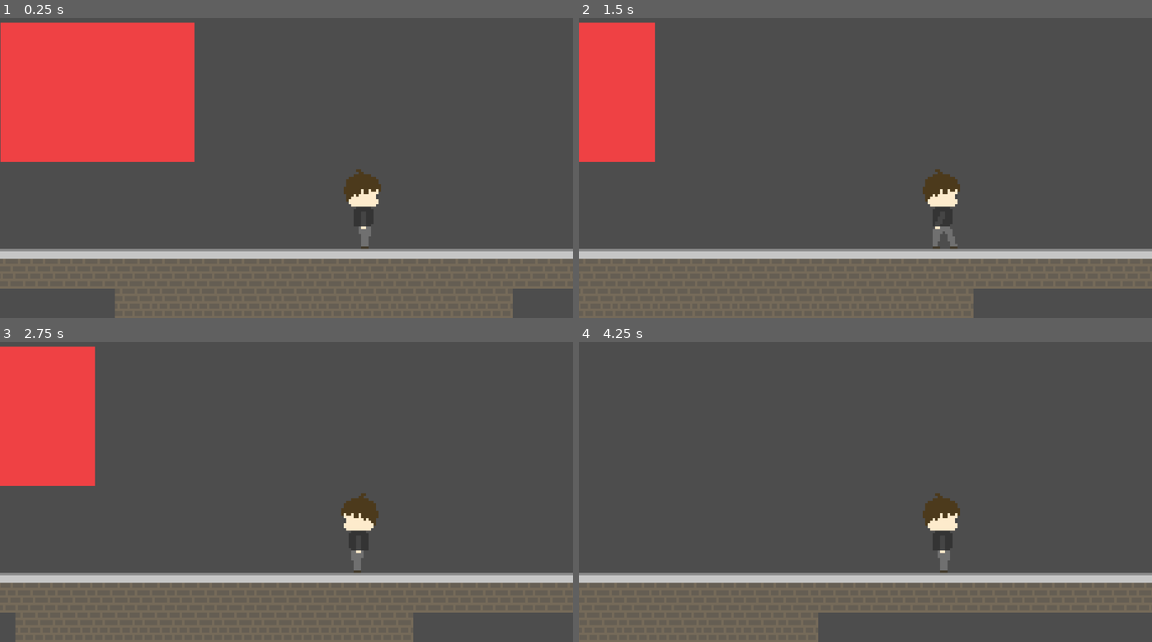
Above: before the commit, frames 1-4 (two rows, left to right).
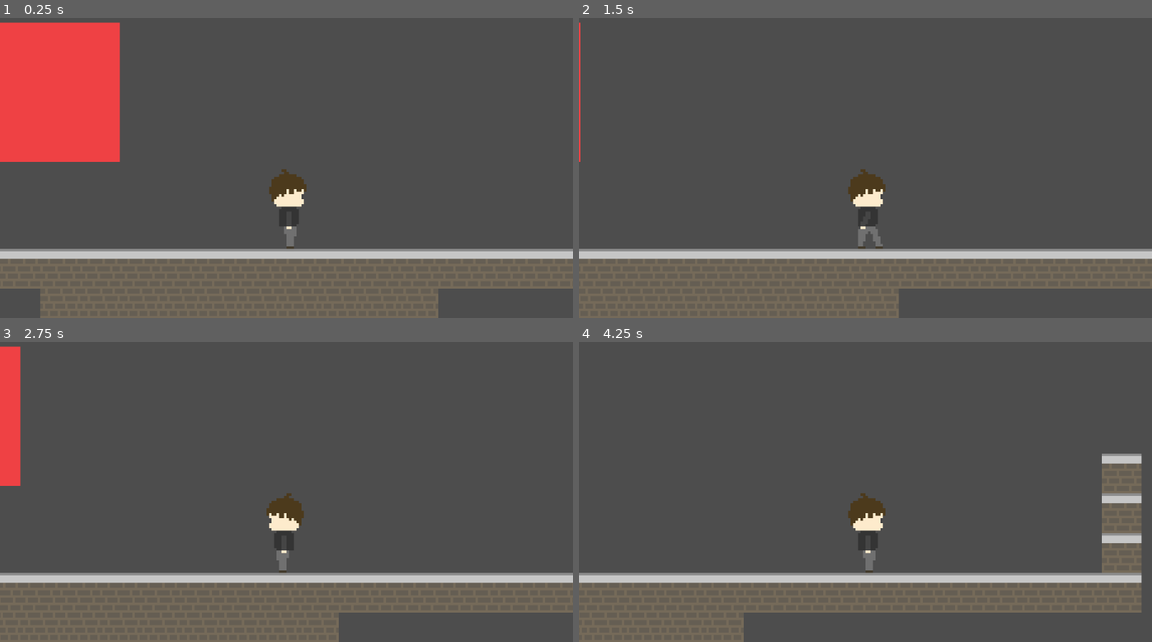
Above: after the commit, the same moments.

Repository: Jakeboiegg/railway
Game: Godot game, scene res://game.tscn
Same seed, same stepped clock (60 frames per second), same inputs: the game is played once before the commit and once after it.
Inputs (mouse positions are in pixels of both pictures, inside the frame that each line leads up to):
- Up to frame 1 (0.25 s): no input
- Up to frame 2 (1.5 s): tap Enter (ui_accept) at 0.5, 0.77 s; move the mouse to (676, 93) at 0.52 s; hold Right (move_right) from 0.53 s (still down); move the mouse to (750, 174) at 1.27 s
- Up to frame 3 (2.75 s): tap Enter (ui_accept) at 1.52 s; move the mouse to (343, 411) at 2.02 s; release Right (move_right) at 2.03 s; hold Left (move_left) from 2.03 s (still down)
- Up to frame 4 (4.25 s): move the mouse to (836, 546) at 2.77 s; release Left (move_left) at 2.78 s; hold Right (move_right) from 2.78 s (still down); tap Enter (ui_accept) at 3.02, 3.77 s; move the mouse to (1037, 528) at 3.52 s

The runs differ from the first frame. In frame 1, 9.3% of the frame differs, in the area x 0-90%, y 1-100%; in frame 2, 8.6%; in frame 3, 8.7%; in frame 4, 4.4%.

Commit message:
recentered the camera

Diff:
--- a/game.tscn
+++ b/game.tscn
@@ -1,8 +1,10 @@
-[gd_scene load_steps=6 format=4 uid="uid://cu5c3rpbhxv3m"]
+[gd_scene load_steps=8 format=4 uid="uid://cu5c3rpbhxv3m"]
 
 [ext_resource type="Texture2D" uid="uid://bst5gu3yycf0x" path="res://assets/tilemap.png" id="3_4v3kr"]
 [ext_resource type="PackedScene" uid="uid://cjde54bf56ld7" path="res://scenes/boy.tscn" id="3_5vdj6"]
 [ext_resource type="PackedScene" uid="uid://dk5kp14xrd6un" path="res://scenes/target.tscn" id="3_kg3qe"]
+[ext_resource type="PackedScene" uid="uid://blce32f1xu24y" path="res://scenes/suitcase.tscn" id="4_3xccd"]
+[ext_resource type="Script" path="res://scenes/suitcase.gd" id="5_keje2"]
 
 [sub_resource type="TileSetAtlasSource" id="TileSetAtlasSource_jd0k0"]
 texture = ExtResource("3_4v3kr")
@@ -151,5 +153,15 @@
 
 [node name="Camera2D" type="Camera2D" parent="boy"]
 visible = false
-position = Vector2(-30, -21)
+position = Vector2(0, -21)
 zoom = Vector2(5, 5)
+
+[node name="UI" type="Node" parent="boy/Camera2D"]
+
+[node name="suitcase" parent="boy/Camera2D/UI" instance=ExtResource("4_3xccd")]
+visible = false
+offset_left = -78.0
+offset_top = -87.0
+offset_right = -78.0
+offset_bottom = -87.0
+script = ExtResource("5_keje2")
